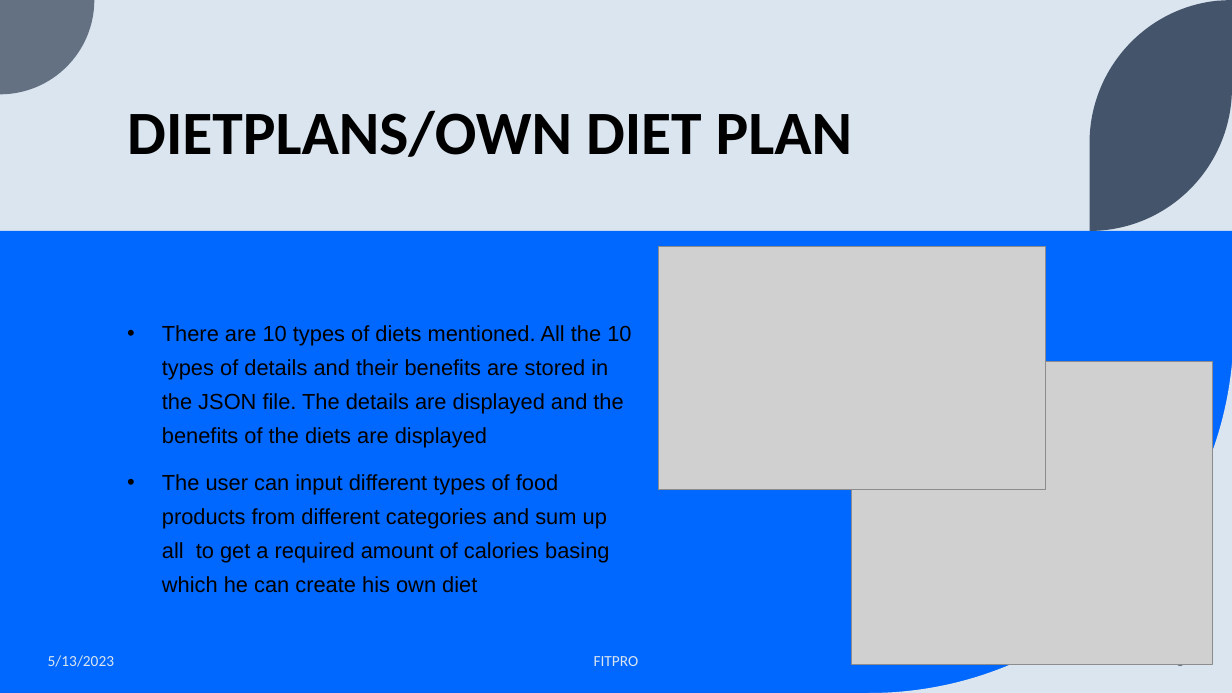
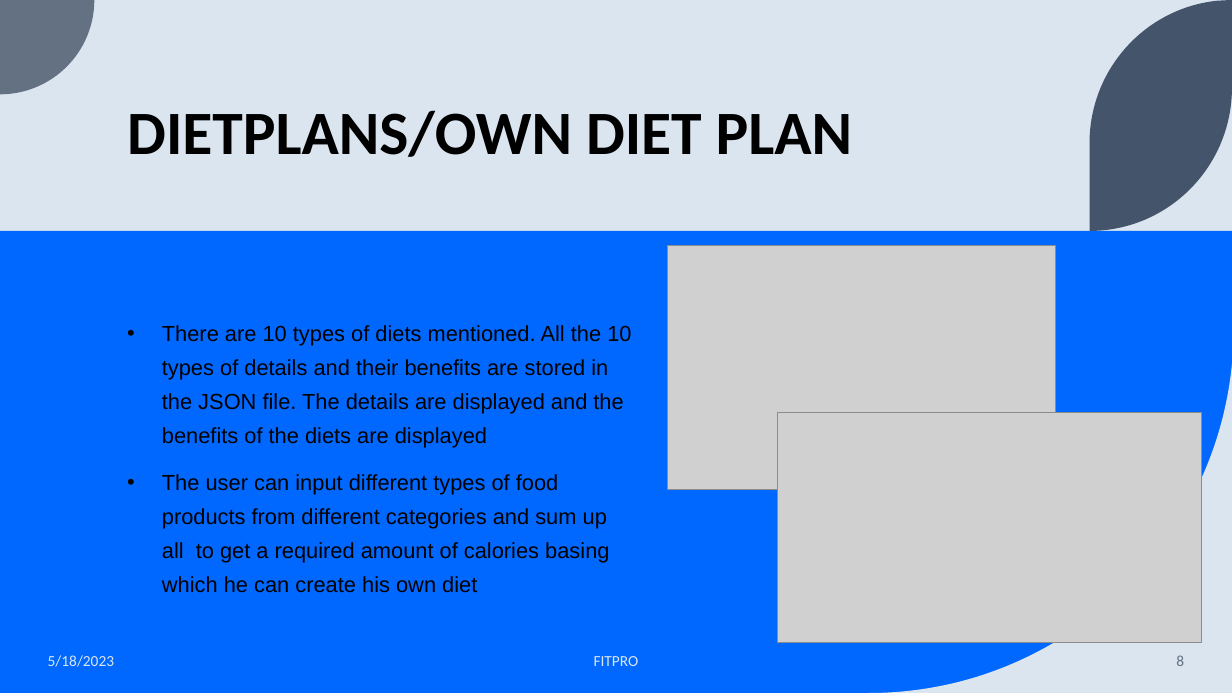
Before and after one commit to Vamsi187H/Final_Angular_Project, a slide deck: slide 8 of PPT/FITPRO.pptx. Drawn at 1232x693 pixels with LibreOffice and Linux fonts; fonts in the diff are those of the drawing; grey boxes stand for pictures. Boxes give left, top, right and bottom in pixels: in the first picture for what was removed or moved away, otherwise in the second. Text is boxed around its words. In the diff, an @@ line names an element or a change of style, - is before the commit and + after.

```diff
--- a/PPT/FITPRO.pptx
+++ b/PPT/FITPRO.pptx
@@ picture: place and size @@
-picture at <box>658,246,1045,490</box>
+picture at <box>668,246,1055,490</box>
@@ picture: place and size @@
-picture at <box>852,362,1214,665</box>
+picture at <box>778,412,1202,642</box>
@@ text at <box>48,655,114,667</box>: text changed @@
-5/13/2023
+5/18/2023
```
Also in this commit, not shown: 7 other slides changed, 7 other files.
